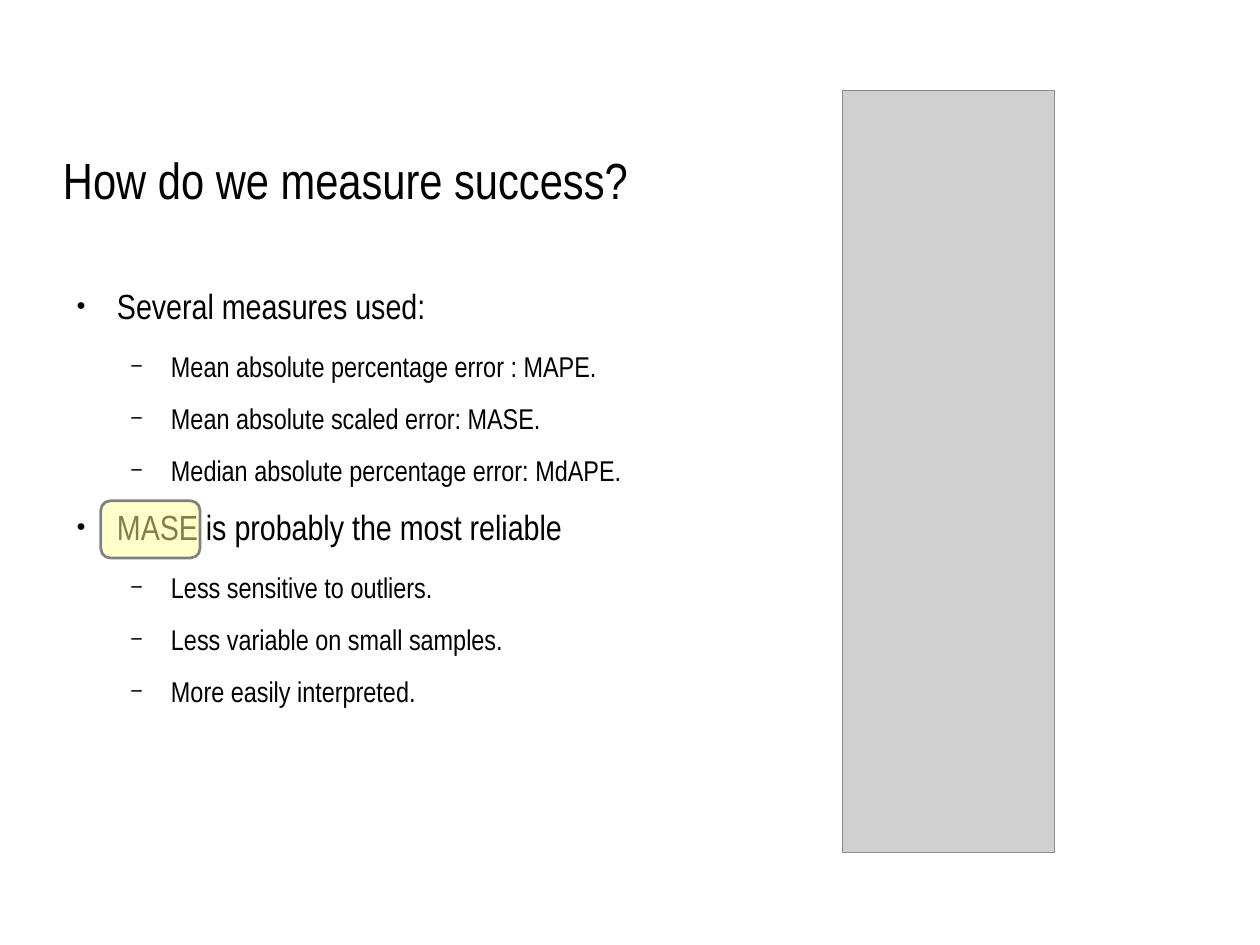
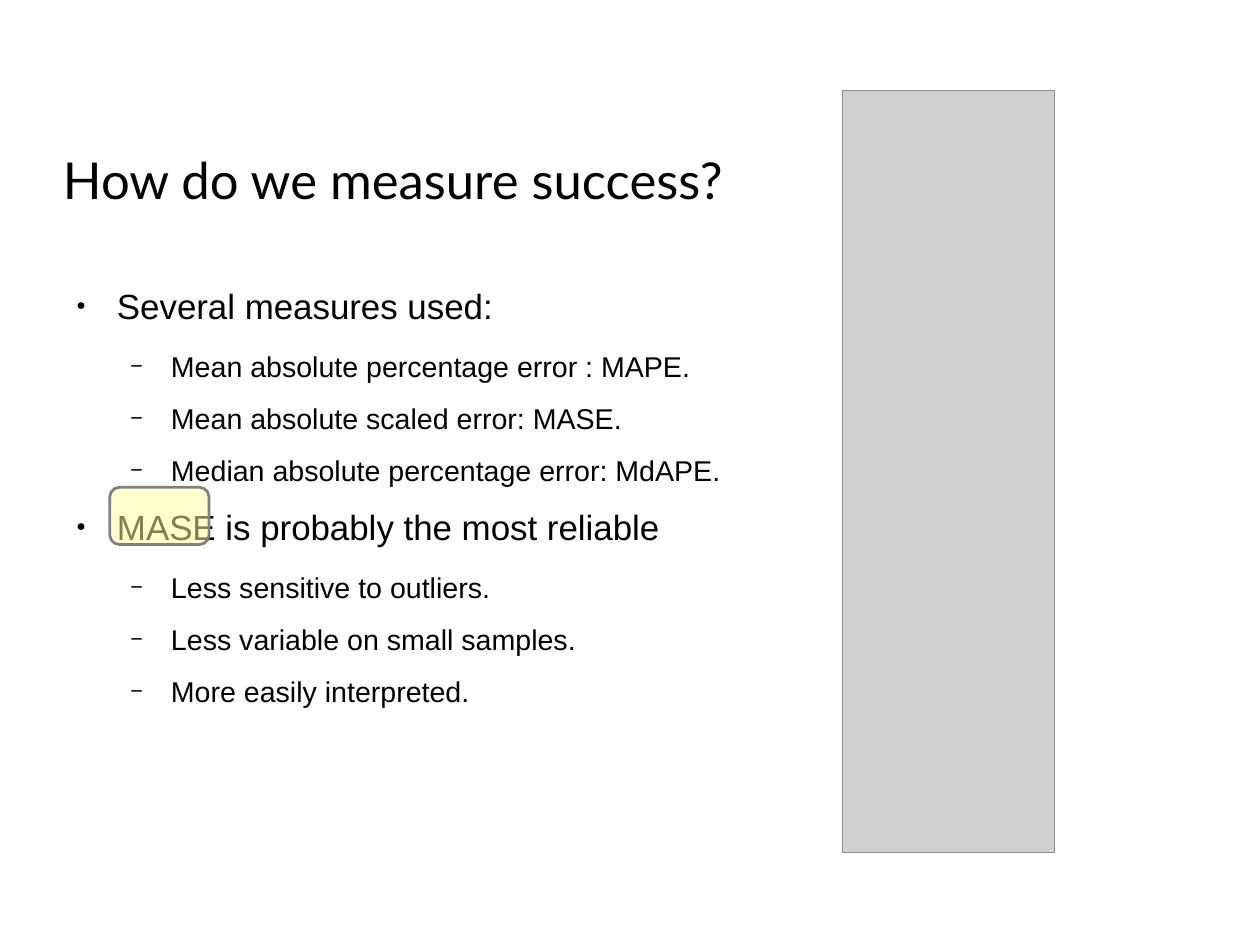
Before and after one commit to geneura/papers, a slide deck: slide 11 of 2013/ECTA-IJCCI_2013/lcor-ijcci-2013.odp. Drawn at 1260x945 pixels with LibreOffice and Linux fonts; fonts in the diff are those of the drawing; grey boxes stand for pictures; background and template pictures are left out. Boxes give left, top, right and bottom in pixels: in the first picture for what was removed or moved away, otherwise in the second. Text is boxed around its words. In the diff, an @@ line names an element or a change of style, - is before the commit and + after.

```diff
--- a/2013/ECTA-IJCCI_2013/lcor-ijcci-2013.odp
+++ b/2013/ECTA-IJCCI_2013/lcor-ijcci-2013.odp
@@ title "How do we measure success?" at <box>63,161,723,200</box>: font Arial Narrow to Lato @@
@@ text "Several measures used:" at <box>117,293,720,708</box>: font Arial Narrow to Arial @@
@@ rounded rectangle: place and size @@
-rounded rectangle at <box>101,501,200,558</box>
+rounded rectangle at <box>110,487,209,544</box>
```
Also in this commit, not shown: 11 other slides changed.
